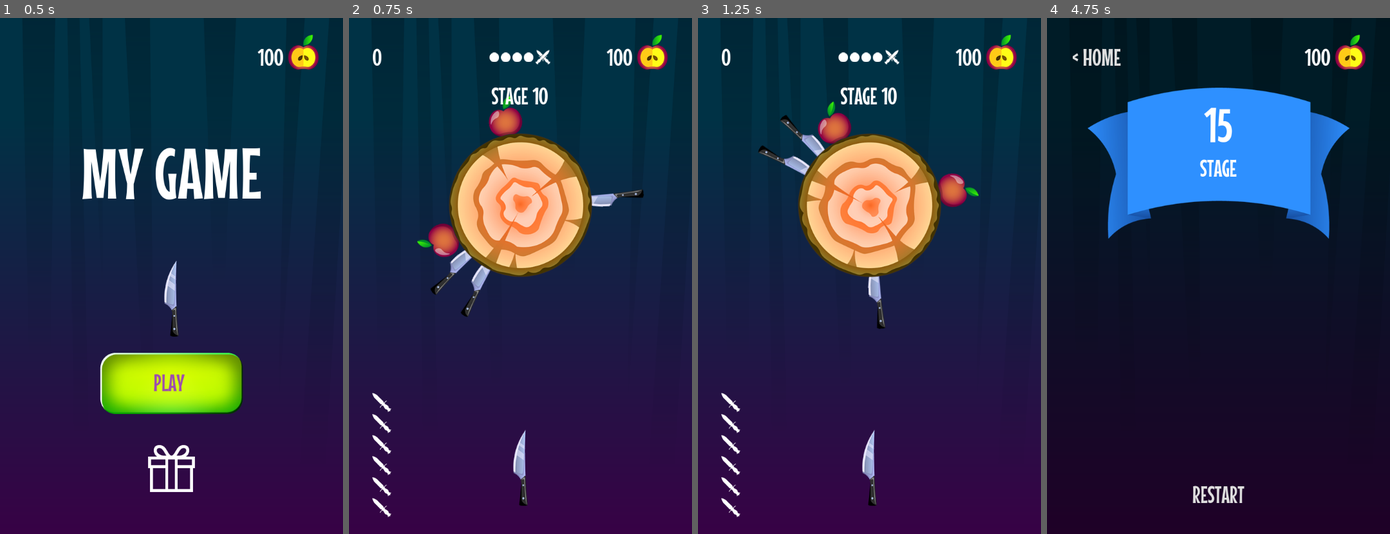
Above: before the commit, frames 1-4 (left to right).
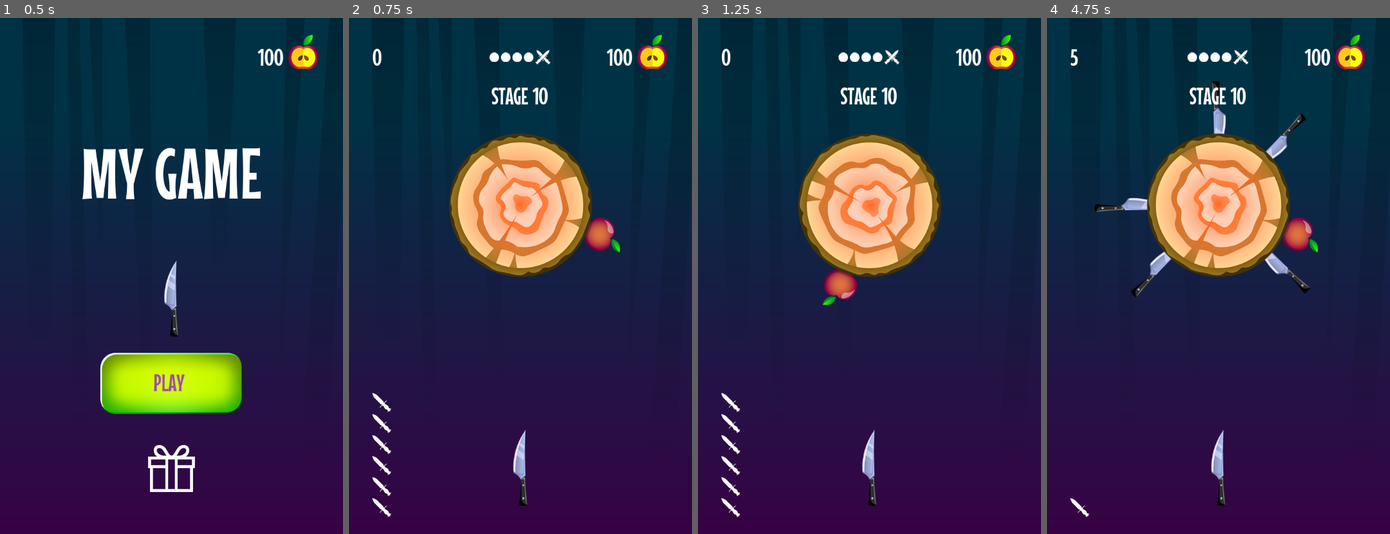
Above: after the commit, the same moments.

Repository: drxwat/godot4-mobile-game-course
Game: Godot game, scene res://scenes/start_screen/start_screen.tscn
Two runs of this game, one before a commit and one after it. Both use one fixed random seed, a clock stepped at 60 frames per second and the inputs below.
Inputs (mouse positions are in pixels of both pictures, inside the frame that each line leads up to):
- Up to frame 1 (0.5 s): no input
- Up to frame 2 (0.75 s): click "PLAY" at 0.5 s
- Up to frame 3 (1.25 s): no input
- Up to frame 4 (4.75 s): move the mouse to (1293, 250) at 1.27 s; click (1293, 250) at 1.42 s; move the mouse to (1149, 301) at 2.02 s; click (1149, 301) at 2.17 s; move the mouse to (1252, 162) at 2.77 s; click (1252, 162) at 2.92 s; move the mouse to (1201, 379) at 3.52 s; click (1201, 379) at 3.67 s; move the mouse to (1321, 353) at 4.27 s; click (1321, 353) at 4.42 s

Frame 1 is identical in both runs. In frame 2, 2.2% of the frame differs, in the area x 19-86%, y 15-58%; in frame 3, 2.2%; in frame 4, 97%, in the area x 0-100%, y 0-100%.

Commit message:
5-6 next level

Diff:
--- a/core/events.gd
+++ b/core/events.gd
@@ -6,3 +6,4 @@
 signal location_changed(location: LOCATIONS)
 signal points_changed(points: int)
 signal knived_changed(knives: int)
+signal stage_changed(stage: Stage)
--- a/core/globals.gd
+++ b/core/globals.gd
@@ -6,8 +6,14 @@
 	Events.LOCATIONS.SHOP: preload("res://scenes/knife_shop/knife_shop.tscn")
 }
 
+const MAX_STAGE_APPLES := 3
+const MAX_STAGE_KNIVES := 2
+const MIN_KNIVES := 5
+const MAX_KNIVES := 8
+
 var rng := RandomNumberGenerator.new()
 
+var current_stage := 1
 var points := 0
 var knives := 6
 
@@ -16,6 +22,19 @@
 	print_debug(rng.seed)
 
 	Events.location_changed.connect(handle_location_change)
+
+func change_stage(stage_i: int):
+	current_stage = stage_i
+	var stage := get_common_stage()
+	knives = rng.randi_range(MIN_KNIVES, MAX_KNIVES)
+	Events.knived_changed.emit(knives)
+	Events.stage_changed.emit(stage)
+
+func get_common_stage() -> Stage:
+	var stage := Stage.new()
+	stage.apples = rng.randi_range(0, MAX_STAGE_APPLES)
+	stage.knives = rng.randi_range(0, MAX_STAGE_KNIVES)
+	return stage
 
 func remove_knife():
 	knives -= 1
--- /dev/null
+++ b/core/stage.gd
@@ -0,0 +1,9 @@
+extends RefCounted
+class_name Stage
+
+var knives := 0
+var apples := 0
+var target_scene_resource : PackedScene
+
+func _init(_target_scene = preload("res://elements/targets/target/target.tscn")):
+	target_scene_resource = _target_scene
--- a/elements/knife/knife.gd
+++ b/elements/knife/knife.gd
@@ -37,6 +37,7 @@
 	if collider is Target:
 		add_knife_to_target(collider)
 		change_state(State.IDLE)
+		collider.take_damage()
 		Globals.add_point()
 	else:
 		throw_away(collision.get_normal())
--- a/elements/targets/target/target.gd
+++ b/elements/targets/target/target.gd
@@ -21,11 +21,12 @@
 	$TargetParticles2D3
 ]
 
-func _ready():
-	add_default_items(3, 2)
-
 func _physics_process(delta: float):
 	rotation += speed * delta
+
+func take_damage():
+	if Globals.knives == 0:
+		explode()
 
 func explode():
 	sprite.hide()
@@ -42,6 +43,8 @@
 	tween.parallel().tween_property(knife_particles, "modulate", Color("ffffff00"), EXPLOSION_TIME)
 
 	tween.play()
+	await tween.finished
+	Globals.change_stage(Globals.current_stage + 1)
 
 func add_object_with_pivot(object: Node2D, object_rotation: float):
 	var pivot := Node2D.new()
--- a/scenes/game/game.gd
+++ b/scenes/game/game.gd
@@ -3,10 +3,22 @@
 var restart_overlya_scene := preload("res://elements/ui/restart_overlay/restart_overlay.tscn")
 
 @onready var knife_shooter := $KnifeShooter
+@onready var target_position := $TargetPosition
+
+var target
 
 func _ready():
 	Events.game_over.connect(end_game)
-	Events.knived_changed.emit(Globals.knives)
+	Events.stage_changed.connect(place_target)
+	Globals.change_stage(1)
+
+func place_target(stage: Stage):
+	if target:
+		target.queue_free()
+	target = stage.target_scene_resource.instantiate()
+	add_child(target)
+	target.add_default_items(stage.knives, stage.apples)
+	target.global_position = target_position.global_position
 
 func end_game():
 	knife_shooter.is_enabled = false
--- a/scenes/game/game.tscn
+++ b/scenes/game/game.tscn
@@ -1,8 +1,7 @@
-[gd_scene load_steps=5 format=3 uid="uid://bengvyqkvt336"]
+[gd_scene load_steps=4 format=3 uid="uid://bengvyqkvt336"]
 
 [ext_resource type="PackedScene" uid="uid://cf1v3f37wag3h" path="res://elements/knife_shooter/knife_shooter.tscn" id="1_npil1"]
 [ext_resource type="Script" path="res://scenes/game/game.gd" id="1_ooqma"]
-[ext_resource type="PackedScene" uid="uid://35e3j0jp4hvx" path="res://elements/targets/target/target.tscn" id="2_vad3u"]
 [ext_resource type="PackedScene" uid="uid://dnao8xffyywot" path="res://elements/ui/restart_overlay/restart_overlay.tscn" id="4_j8h56"]
 
 [node name="Game" type="Node2D"]
@@ -11,11 +10,11 @@
 [node name="KnifeShooter" parent="." instance=ExtResource("1_npil1")]
 position = Vector2(360, 942)
 
-[node name="Target" parent="." instance=ExtResource("2_vad3u")]
-position = Vector2(360, 392)
-
 [node name="Camera2D" type="Camera2D" parent="."]
 position = Vector2(360, 540)
 
 [node name="RestartOverlay" parent="." instance=ExtResource("4_j8h56")]
 visible = false
+
+[node name="TargetPosition" type="Marker2D" parent="."]
+position = Vector2(360, 392)
